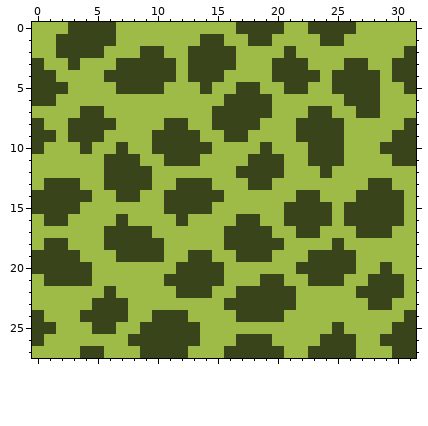
A pixel-art sprite gets an edit: img/backgrounds/rock.png. Above: the version before the commit.
The file is 32x28 pixels.
Now the later version:
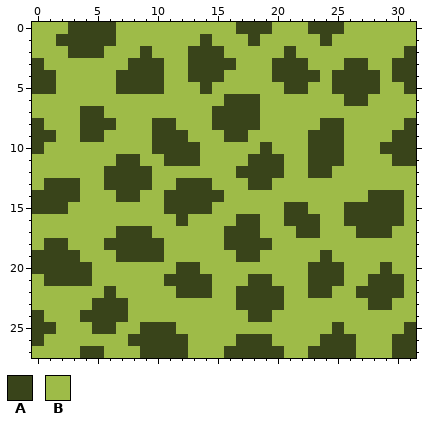
Palette (. is transparent): A #39441a  B #9ebb48
Change:
y 0: x 20 A -> B; x 26 A -> B
y 1: x 15 A -> B; x 19 A -> B; x 25 A -> B
y 2: x 2 A -> B; x 10 A -> B; x 16 A -> B
y 3: x 3 A -> B; x 7 A -> B; x 11 A -> B
y 4: x 6 A -> B; x 11 A -> B
y 5: x 2 A -> B; x 17..18 AA -> BB
y 6: x 0..1 AA -> BB; x 19 A -> B; x 28 A -> B
y 7: x 19 A -> B; x 23..24 AA -> BB; x 27..28 AA -> BB
y 8: x 3 A -> B; x 10 B -> A; x 12 A -> B; x 22..23 AA -> BB
y 9: x 3 A -> B; x 13 A -> B; x 22 A -> B
y 10: x 4 A -> B; x 7 A -> B; x 14 A -> B
y 11: x 6 A -> B
y 12: x 23 B -> A
y 13: x 28..29 AA -> BB
y 14: x 4 A -> B; x 22..23 AA -> BB; x 27 A -> B
y 15: x 3 A -> B; x 23..24 AA -> BB
y 16: x 1..2 AA -> BB; x 7 A -> B; x 24 A -> B
y 17: x 6 A -> B; x 19 A -> B
y 18: x 20 A -> B; x 25 A -> B
y 19: x 13..14 AA -> BB; x 19 A -> B; x 23 A -> B; x 25..26 AA -> BB
y 20: x 14..15 AA -> BB; x 22 A -> B; x 26 A -> B
y 21: x 15 A -> B; x 18 B -> A; x 20 A -> B
y 22: x 21 A -> B; x 23..24 BB -> AA
y 23: x 16 A -> B; x 21 A -> B
y 24: x 10..12 AAA -> BBB; x 17 A -> B; x 20 A -> B; x 31 A -> B
y 25: x 12..13 AA -> BB; x 30 A -> B
y 26: x 13 A -> B; x 29 A -> B
Boxes around the changes in both pictures, in picture pixels (x1, y1, x2, y2):
changed: (32, 22, 416, 346)
